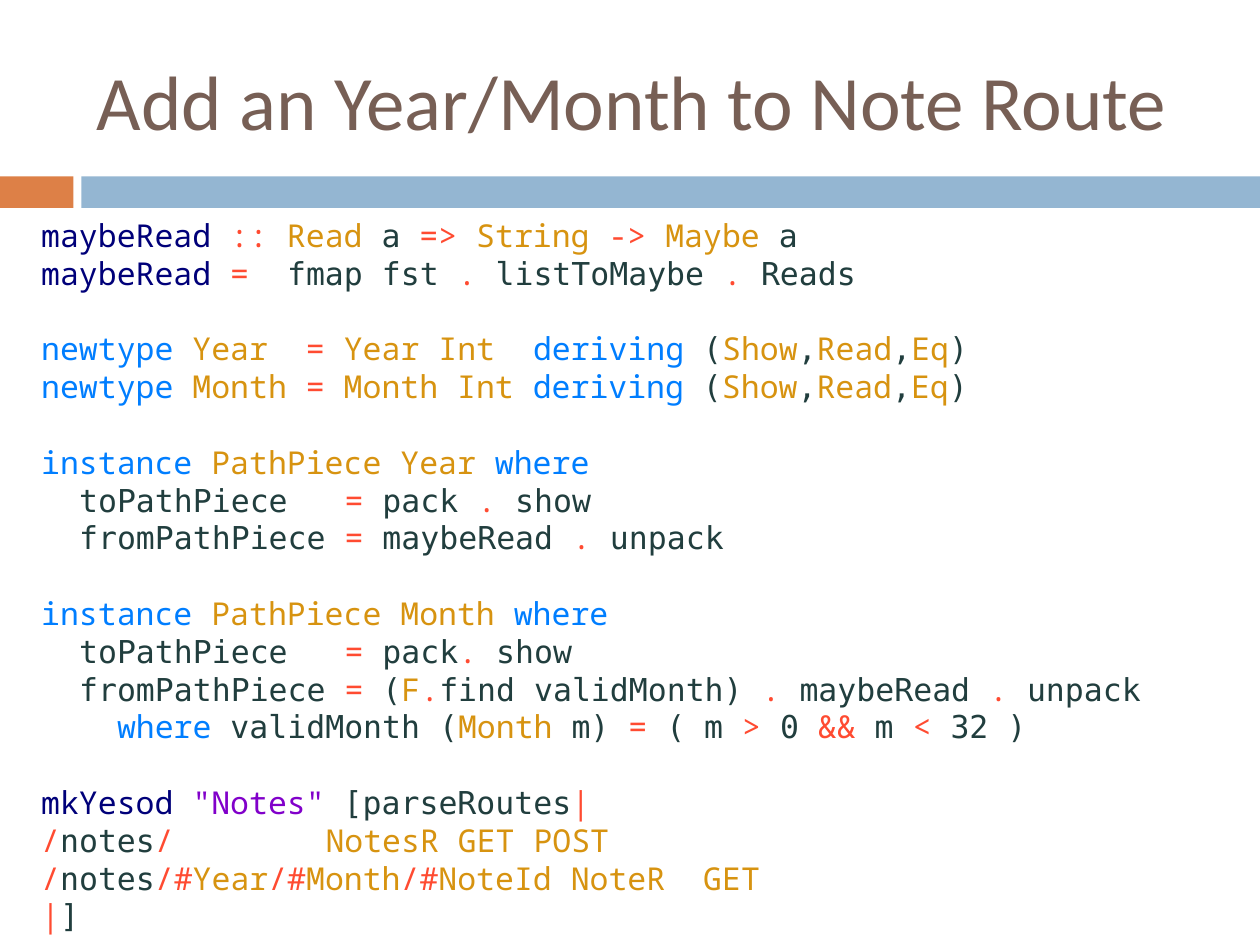
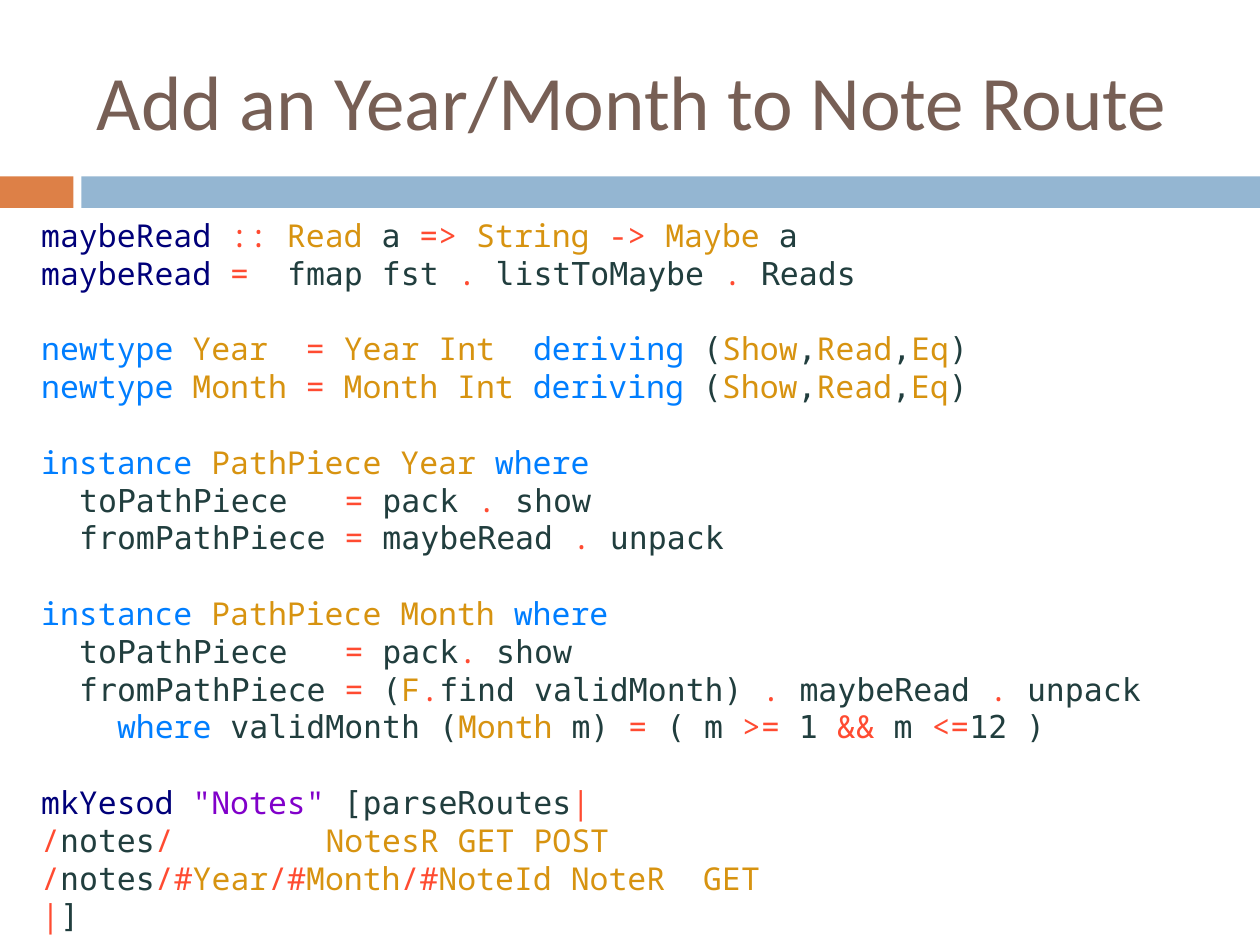
Before and after one commit to benkolera/talk-yesod, a slide deck: slide 52 of TypeSafeWebDevWithYesodAndHaskell.pptx. Drawn at 1260x945 pixels with LibreOffice and Linux fonts; fonts in the diff are those of the drawing. Boxes give left, top, right and bottom in pixels: in the first picture for what was removed or moved away, otherwise in the second. Text is boxed around its words. In the diff, an @@ line names an element or a change of style, - is before the commit and + after.

```diff
--- a/TypeSafeWebDevWithYesodAndHaskell.pptx
+++ b/TypeSafeWebDevWithYesodAndHaskell.pptx
@@ text at [117, 714, 1008, 742]: text changed @@
-where validMonth (Month m) = ( m > 0 && m < 32 )
+where validMonth (Month m) = ( m >= 1 && m <=12 )
```
Also in this commit, not shown: 8 other slides changed, 1 slide added, 1 other file.
